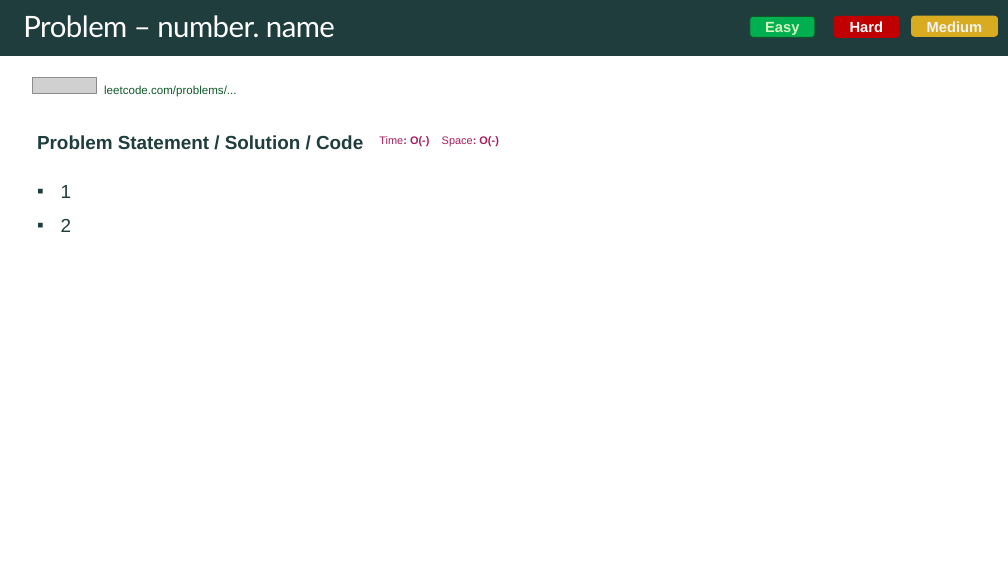
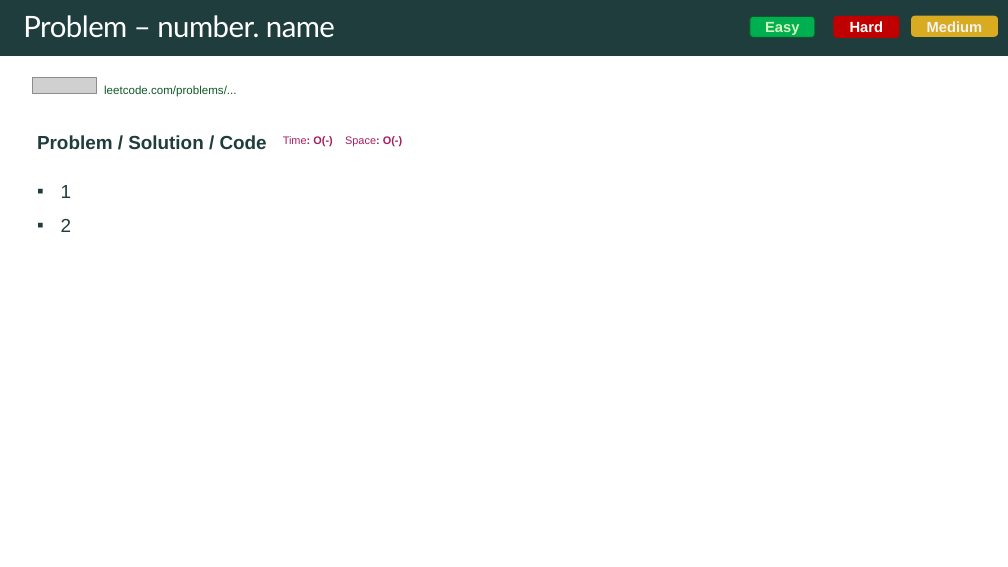
Before and after one commit to rfdavid/coding-interview-handbook-cpp, a slide deck: slide 278 of Algorithm and problem Solving Cheatsheet.pptm (slide 251 before the commit). Drawn at 1008x567 pixels with LibreOffice and Linux fonts; fonts in the diff are those of the drawing; grey boxes stand for pictures. Boxes give left, top, right and bottom in pixels: in the first picture for what was removed or moved away, otherwise in the second. Text is boxed around its words. In the diff, an @@ line names an element or a change of style, - is before the commit and + after.

Commit message:
added more problems

```diff
--- a/Algorithm and problem Solving Cheatsheet.pptm
+++ b/Algorithm and problem Solving Cheatsheet.pptm
@@ text at bbox=[37, 135, 402, 149]: text changed @@
-Problem Statement / Solution / Code Time: O(-) Space: O(-)
+Problem / Solution / Code Time: O(-) Space: O(-)
```
Also in this commit, not shown: 21 other slides changed, 27 slides added, 14 other files.
